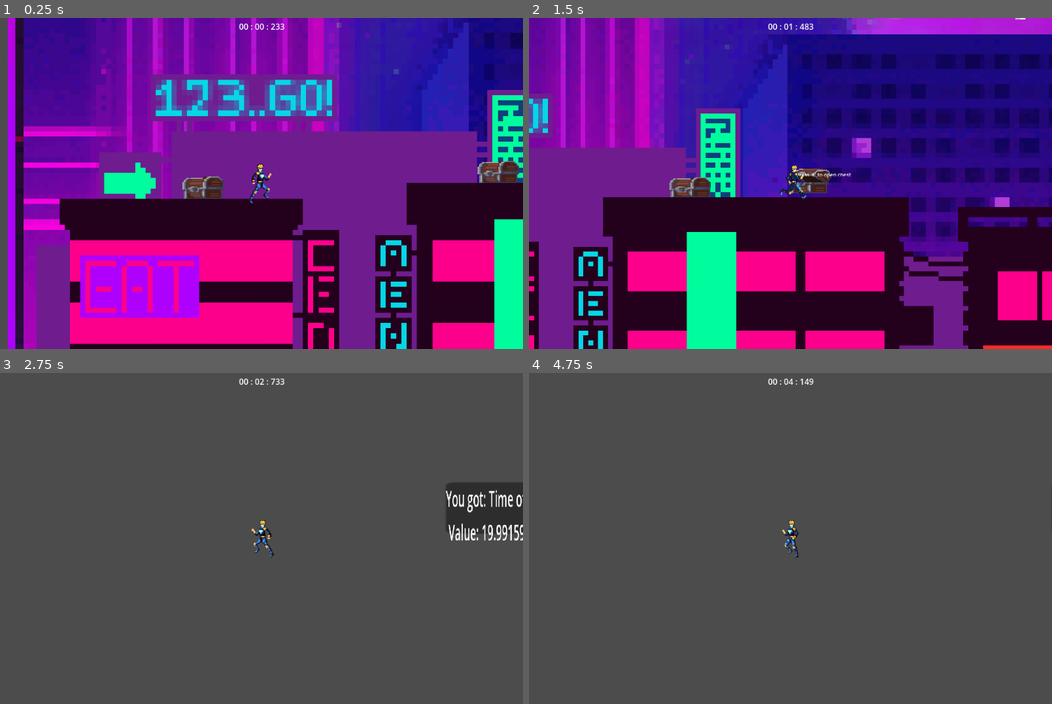
Above: before the commit, frames 1-4 (two rows, left to right).
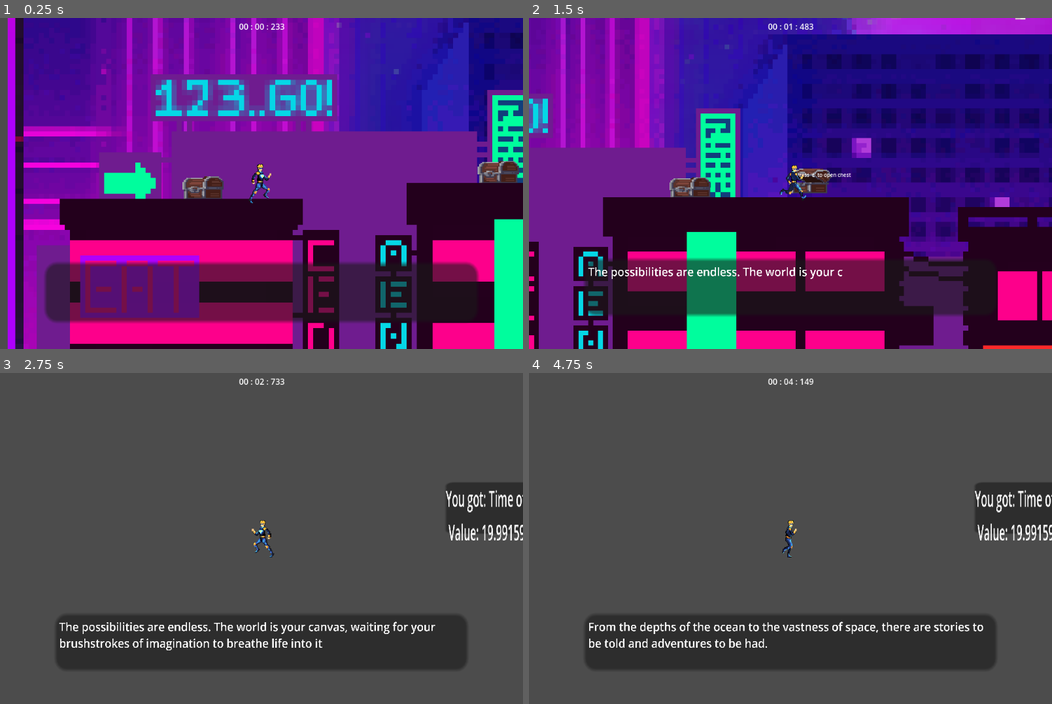
Above: after the commit, the same moments.

Repository: MtToss/Physics2DGame
Game: Godot game, scene res://scenes/game_chapter_1.tscn
The game is run twice, just before and just after one commit, with the same random seed, the same clock (stepped at 60 frames per second) and the same inputs.
Inputs (mouse positions are in pixels of both pictures, inside the frame that each line leads up to):
- Up to frame 1 (0.25 s): no input
- Up to frame 2 (1.5 s): tap Enter (ui_accept) at 0.5, 0.77 s; move the mouse to (905, 166) at 0.52 s; hold D (forward) from 0.53 s (still down); tap E (interact) at 0.6, 1.25, 1.35 s; click (905, 166) at 0.67 s; move the mouse to (685, 200) at 1.27 s; click (685, 200) at 1.42 s
- Up to frame 3 (2.75 s): tap Enter (ui_accept) at 1.52 s; move the mouse to (313, 465) at 2.02 s; release D (forward) at 2.03 s; hold A (backward) from 2.03 s (still down); tap E (interact) at 2.1 s; click (313, 465) at 2.17 s
- Up to frame 4 (4.75 s): move the mouse to (764, 604) at 2.77 s; release A (backward) at 2.78 s; hold D (forward) 2.78-4.28 s; tap E (interact) at 2.85, 3.6, 4.35 s; click (764, 604) at 2.92 s; tap Enter (ui_accept) at 3.02, 3.77, 4.52 s; move the mouse to (947, 588) at 3.52 s; click (947, 588) at 3.67 s; tap Escape (escape) at 4.15 s; move the mouse to (633, 488) at 4.27 s; hold A (backward) from 4.28 s (still down); click (633, 488) at 4.42 s

The runs differ from the first frame. In frame 1, 11% of the frame differs, in the area x 8-92%, y 73-93%; in frame 2, 7.6%; in frame 3, 12%; in frame 4, 15%, in the area x 10-100%, y 33-90%.

Commit message:
dialogue

Diff:
--- a/project.godot
+++ b/project.godot
@@ -17,6 +17,7 @@
 
 [autoload]
 
+PauseMenu="*res://PauseMenu.gd"
 music_player="*res://mainMenu/music_player.tscn"
 
 [display]
--- a/scenes/chest.tscn
+++ b/scenes/chest.tscn
@@ -128,6 +128,7 @@
 offset_top = -18.0
 offset_right = 137.0
 offset_bottom = 5.0
-scale = Vector2(0.73998, 0.731776)
+scale = Vector2(0.74, 0.74)
+size_flags_vertical = 1
 text = "Press 'E' to open chest"
 label_settings = SubResource("LabelSettings_8jckq")
--- a/scenes/enuman.tscn
+++ b/scenes/enuman.tscn
@@ -135,6 +135,9 @@
 
 [sub_resource type="LabelSettings" id="LabelSettings_j6pck"]
 font_size = 60
+
+[sub_resource type="LabelSettings" id="LabelSettings_vqotg"]
+font_size = 200
 
 [node name="ENUMAN" type="CharacterBody2D"]
 position = Vector2(50, 48)
@@ -218,3 +221,21 @@
 scale = Vector2(0.0351782, 0.0150187)
 text = "Prompt"
 label_settings = SubResource("LabelSettings_j6pck")
+
+[node name="Panel2" type="Panel" parent="Camera2D"]
+visible = false
+offset_left = -56.0
+offset_top = 19.0
+offset_right = 56.0
+offset_bottom = 33.0
+
+[node name="Dialogue" type="Label" parent="Camera2D/Panel2"]
+layout_mode = 0
+offset_left = 1.0
+offset_top = 1.0
+offset_right = 7332.0
+offset_bottom = 808.0
+scale = Vector2(0.015, 0.015)
+text = "Prompt"
+label_settings = SubResource("LabelSettings_vqotg")
+autowrap_mode = 2
--- a/scripts/enuman.gd
+++ b/scripts/enuman.gd
@@ -8,6 +8,7 @@
 @onready var camera_2D = $Camera2D
 
 func _ready() -> void:
+
 	assert(true, "This line is executed!")
 
 func _process(delta: float) -> void:
@@ -47,3 +48,9 @@
 	var target_zoom = Vector2(x, y) * sprite_scale
 
 	camera_2D.zoom = camera_2D.zoom.lerp(target_zoom, 0.1)
+
+func resume():
+	get_tree().paused = false
+
+func pause():
+	get_tree().paused = true
--- a/scripts/game_chapter_1.gd
+++ b/scripts/game_chapter_1.gd
@@ -20,6 +20,8 @@
 @onready var animation_control = $ENUMAN/Camera2D/Animation/Control
 
 @onready var prompt_panel = $ENUMAN/Camera2D/Panel
+@onready var dialogue_panel = $ENUMAN/Camera2D/Panel2
+@onready var dialogue_label = $ENUMAN/Camera2D/Panel2/Dialogue
 
 @onready var prompt_label1 = $ENUMAN/Camera2D/Panel/Label1
 @onready var prompt_label2 = $ENUMAN/Camera2D/Panel/Label2
@@ -33,6 +35,8 @@
 
 @onready var camera = $ENUMAN
 
+
+
 var is_paused = false
 #var pause_decision = tru
 var prompt_label_list = []
@@ -43,6 +47,18 @@
 var get_given_value1 = [null, null, null, null, null]
 var available_indices = []
 
+var dialogue = [
+		"The possibilities are endless. The world is your canvas, waiting for your brushstrokes of imagination to breathe life into it.",
+		"From the depths of the ocean to the vastness of space, there are stories to be told and adventures to be had. ",
+		" Take a leap of faith into the unknown, for it is there that the magic happens. ",
+		"Embrace the uncertainty, the challenges, and the beauty that lies within every step of the journey. So, go forth, and create your own masterpiece."
+	]
+
+var index = 0  # Tracks the current line
+var typing_speed = 0.0005  # Adjust typing speed (seconds per character)
+var is_typing = false  # Prevent skipping during typing
+
+
 var gravity = 9.8
 
 func randomize_problem_values() -> void:
@@ -62,7 +78,10 @@
 	print("Debug: Range is %s" % [range])
 
 func _ready() -> void:
-	process_mode = Node.PROCESS_MODE_ALWAYS
+
+
+
+
 
 	print('Debug: ito po ang gumagana game_chapter_1.gd/script')
 	randomize_problem_values()
@@ -73,6 +92,9 @@
 
 	pressure_plate1.connect("body_entered", Callable(self, "_on_pressure_plate_entered"))
 	pressure_plate1.connect("body_exited", Callable(self, "_on_pressure_plate_exited"))
+	show_dialogue_panel()
+
+
 
 func _on_pressure_plate_entered(body):
 	if body.name == "ENUMAN":
@@ -83,16 +105,7 @@
 func pop_main_menu() -> void:
 	if Input.is_action_just_pressed("escape"):
 		is_paused = !is_paused
-		if is_paused:
-			stopwatch.stop()
-			character_animation_sprite_2D.stop()
-			chest1.stop()
-			print("Debug: Game Paused")
-		else:
-			stopwatch.play()
-			character_animation_sprite_2D.play()
-			chest1.play()
-			print("Debug: Game Resumed")
+		get_tree().paused = is_paused
 
 func _on_pressure_plate_exited(body):
 	if body.name == "ENUMAN":
@@ -120,11 +133,58 @@
 	prompt_panel.set_visible(false)
 	print("Debug: Panel is now closed")
 
+func show_dialogue_panel() -> void:
+	print("Debug: dialogue_panel opened")
+	dialogue_panel.set_visible(true)
+	dialogue_label.text = ""  # Clear text before showing dialogue
+
+func close_dialogue_panel() -> void:
+	dialogue_panel.set_visible(false)
+	print("Debug: Dialogue Panel is now closed")
+
+func show_typing_effect(text: String, speed: float) -> void:
+	is_typing = true  # Set typing flag to true
+	dialogue_label.text = ""  # Clear label before typing
+	for i in range(text.length()):
+		dialogue_label.text += text[i]
+		await get_tree().create_timer(speed).timeout  # Wait before adding next character
+	is_typing = false  # Typing finished
+
+
+
+func play_scene() -> void:
+	if index < dialogue.size():  # Ensure index is within bounds
+		if !is_typing:  # Only start typing if we are not already typing
+			await show_typing_effect(dialogue[index], typing_speed)  # Type text
+			index += 1  # Move to the next dialogue line
+			print('play scene')
+
+		else:
+			print("Already typing, please wait.")  # Debugging statement
+	else:
+		close_dialogue_panel()  # Close the dialogue panel if no more dialogue lines
+		stopwatch.play()
+		character_animation_sprite_2D.play()
+		chest1.play()
+		print("Debug: Game Resumed")
+		get_tree().paused = false
+
+
+func _input(event: InputEvent) -> void:
+	if event is InputEventMouseButton and event.pressed:
+		print("Mouse clicked!")  # Debugging: Check if it prints
+		if !is_typing:
+			print('play')
+			play_scene()
+
+			return
+
 
 func _process(delta: float) -> void:
 	camera.adjust_camera(60,60)
 	pop_main_menu()
 	interact_chess()
+
 
 func interact_chess() -> void:
 	handle_chest_interaction(label1, chest1, animation_control, animation_player, "chest1")
Not shown: 1 places in scenes/enuman.tscn that only renumber resources
